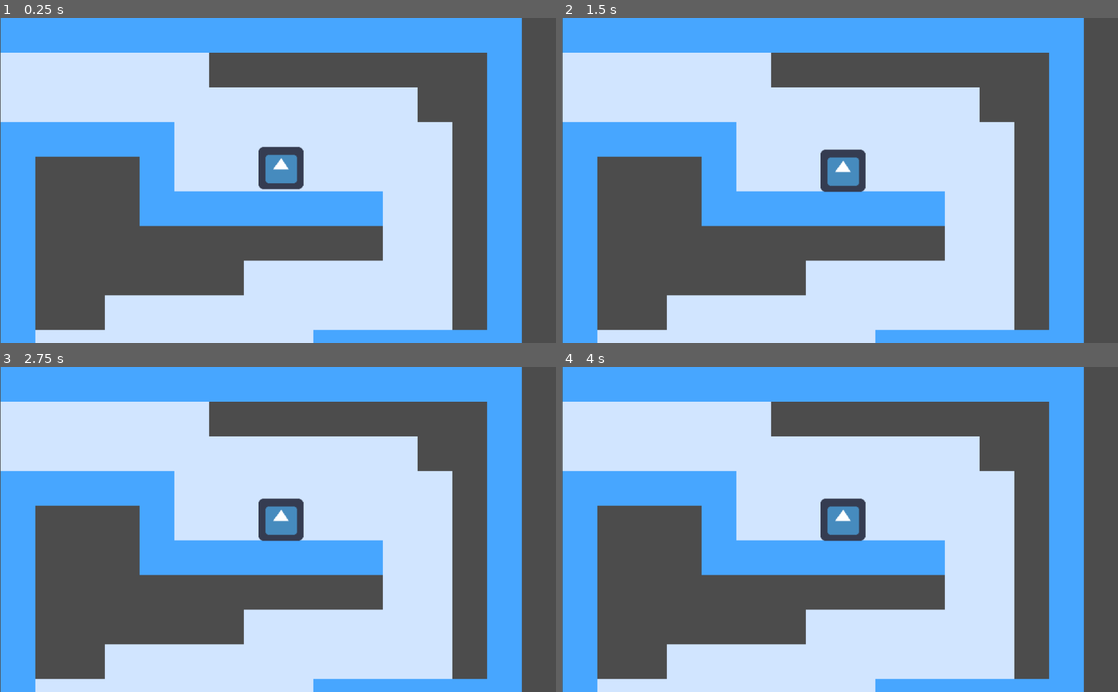
Above: before the commit, frames 1-4 (two rows, left to right).
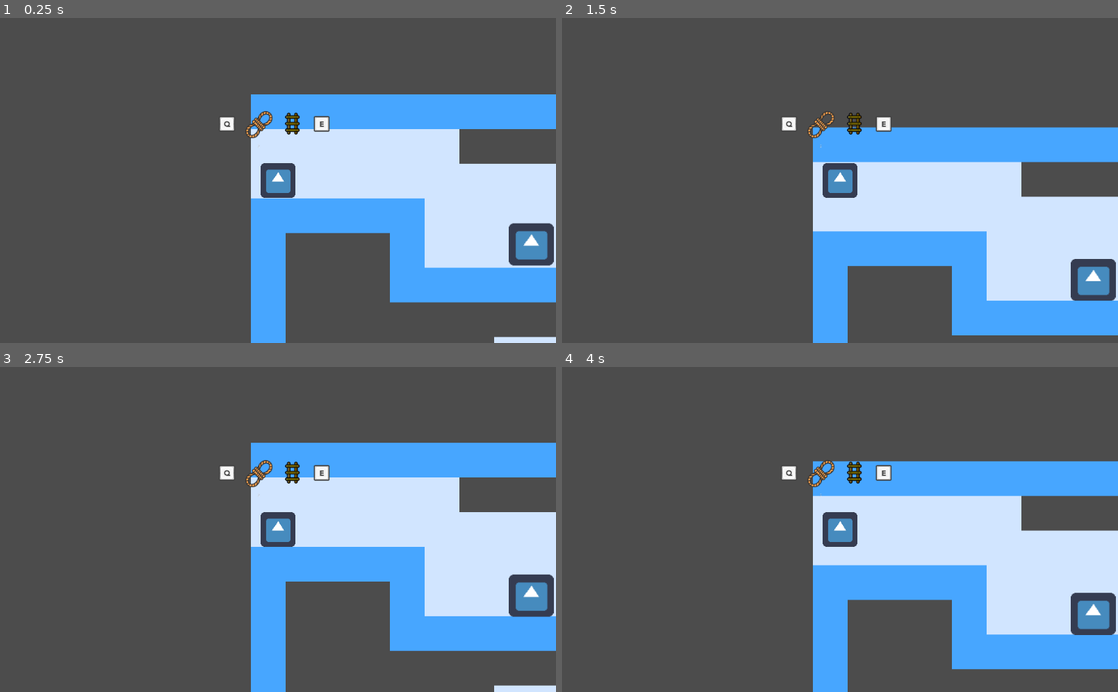
Above: after the commit, the same moments.

Repository: ludum-rlyeh/LD48-deeper-and-deeper
Game: Godot game, scene res://Scenes/InGame/Levels/Level01.tscn
Same seed, same stepped clock (60 frames per second), same inputs: the game is played once before the commit and once after it. This scene is started directly instead of the project's main scene. The engine's default icon, where the game draws it, is replaced by a stand-in: a white triangle on a blue panel in a dark square.
Inputs:
- Up to frame 1 (0.25 s): no input
- Up to frame 2 (1.5 s): tap Enter at 0.5 s; tap Space at 1.25 s
- Up to frame 3 (2.75 s): no input
- Up to frame 4 (4 s): tap Enter at 2.75 s; tap Space at 3.5 s

The runs differ from the first frame. In frame 1, 65% of the frame differs, in the area x 0-100%, y 0-100%; in frame 2, 69%; in frame 3, 65%; in frame 4, 68%.
Error before the commit: Invalid call. Nonexistent function 'set_inventory' in base 'KinematicBody2D'.

Commit message:
connect inventory with levels

Diff:
--- a/Scenes/InGame/Characters/Character.tscn
+++ b/Scenes/InGame/Characters/Character.tscn
@@ -33,10 +33,7 @@
 	platform_detector = fsm.player.find_node(\"PlatformDetector\")
 	platform_detector_corner_left = fsm.player.find_node(\"PlatformDetectorCornerLeft\")
 	platform_detector_corner_right = fsm.player.find_node(\"PlatformDetectorCornerRight\")
-
-func _input(event):
-	if event.is_action_pressed(\"ui_accept\"):
-		_use_current_item()
+	Events.connect(\"rope_thrown_signal\", self, \"_on_rope_thrown_signal\")
 
 func physics_process(delta):
 	var snap = platform_detector.cast_to
@@ -81,8 +78,6 @@
 			fsm.change_to(\"ClimbingLadder\", [area])
 
 	for area in ground_area.get_overlapping_areas():
-		if area.is_in_group(\"RopeSpots\") and Input.is_action_just_pressed(\"ui_t\"):
-			fsm.change_to(\"ThrowingRope\", [area.get_root_scene()])
 		if (area.is_in_group(\"TopRopes\") and Input.is_action_just_pressed(\"ui_down\")) :
 			fsm.change_to(\"ClimbingRope\", [area.get_root_scene()])
 
@@ -90,6 +85,9 @@
 		if area.is_in_group(\"Ropes\") and Input.is_action_pressed(\"ui_up\"):
 #			Events.emit_signal(\"rope_handled\", fsm.velocity)
 			fsm.change_to(\"ClimbingRope\", [area.get_root_scene()])
+
+func _on_rope_thrown_signal(area):
+	fsm.change_to(\"ThrowingRope\", [])
 
 func is_above(group: String):
 	return platform_detector.is_colliding() and platform_detector.get_collider().is_in_group(group) or \\
@@ -107,7 +105,7 @@
 
 func _on_Area2D_area_entered(area):
 	if area.is_in_group(\"Ropes\"):
-		Events.emit_signal(\"rope_handled\", fsm.player.velocity)
+		Events.emit_signal(\"rope_handled_signal\", fsm.player.velocity)
 		fsm.change_to(\"ClimbingRope\", [])
 "
 
@@ -163,7 +161,6 @@
 
 #expects rope node
 func enter(args : Array):
-	Events.emit_signal(\"rope_thrown\", args[0].position, args[0].right)
 	#animation
 	yield(get_tree().create_timer(0.6), \"timeout\")
 	args[0].monitorable = false
--- a/Scenes/InGame/HUD/Inventory.tscn
+++ b/Scenes/InGame/HUD/Inventory.tscn
@@ -20,6 +20,7 @@
 
 func _ready():
 	Events.connect(\"ladder_placed_signal\", self, \"_on_ladder_placed_signal\")
+	Events.connect(\"rope_thrown_signal\", self, \"_on_rope_thrown_signal\")
 	Input.connect(\"joy_connection_changed\", self, \"_on_joy_connection_changed\")
 	if Input.get_connected_joypads().size() > 0:
 		$Prev/LB.visible = true
@@ -34,6 +35,14 @@
 		_previous_item()
 	_maj_selector()
 
+	if event.is_action_pressed(\"ui_accept\"):
+		if current_item == GlobalData.OBJECT_TYPE.LADDER \\
+		and _inventory[GlobalData.OBJECT_TYPE.LADDER] > 0:
+			Events.emit_signal(\"place_ladder_signal\")
+		elif current_item == GlobalData.OBJECT_TYPE.ROPE \\
+		and _inventory[GlobalData.OBJECT_TYPE.ROPE] > 0:
+			Events.emit_signal(\"throw_rope_signal\")
+
 func set_inventory(inventory):
 	_inventory = inventory
 	$Rope/RopeNb.text = String(_inventory[GlobalData.OBJECT_TYPE.ROPE])
@@ -88,6 +97,10 @@
 func _on_ladder_placed_signal():
 	_inventory[GlobalData.OBJECT_TYPE.LADDER] -= 1
 	$Ladder/LadderNb.text = String(_inventory[GlobalData.OBJECT_TYPE.LADDER])
+
+func _on_rope_thrown_signal():
+	_inventory[GlobalData.OBJECT_TYPE.ROPE] -= 1
+	$Rope/RopeNb.text = String(_inventory[GlobalData.OBJECT_TYPE.ROPE])
 
 func _on_joy_connection_changed(device_id, connected):
 	if connected:
@@ -105,6 +118,11 @@
 [node name="Inventory" type="Control"]
 anchor_right = 1.0
 anchor_bottom = 1.0
+margin_left = -123.0
+margin_top = -134.0
+margin_right = -688.0
+margin_bottom = -567.0
+rect_scale = Vector2( 0.5, 0.5 )
 script = SubResource( 1 )
 __meta__ = {
 "_edit_use_anchors_": false
--- a/Scenes/InGame/Levels/Level01.tscn
+++ b/Scenes/InGame/Levels/Level01.tscn
@@ -13,7 +13,6 @@
 	GlobalData.OBJECT_TYPE.ROPE: 2,
 	GlobalData.OBJECT_TYPE.LADDER: 0
 }
-
 
 func _ready():
 	.init_level(player_start_pos, start_inventory, objective)
--- a/Scenes/InGame/Levels/LevelTests.tscn
+++ b/Scenes/InGame/Levels/LevelTests.tscn
@@ -13,40 +13,43 @@
 # Called when the node enters the scene tree for the first time.
 func _ready():
 	Events.connect(\"place_ladder_signal\",self, \"_on_place_ladder_signal\")
-	Events.connect(\"rope_thrown\", self, \"_on_rope_thrown\")
+	Events.connect(\"rope_thrown_signal\", self, \"_on_rope_thrown_signal\")
 
-func _on_rope_thrown(pos : Vector2, right : bool):
-	var rope = rope_res.instance()
-	rope.init(right, 200)
-	add_child(rope)
+func _on_rope_thrown_signal(pos : Vector2, right : bool):
+	if $Character.is_above(\"RopeSpots\"):
+		var rope = rope_res.instance()
+		rope.init(right, 200)
+		add_child(rope)
 
-	rope.set_position(pos+Vector2(10 if right else -10, 0))
-	rope.start_animation()
+		rope.set_position(pos+Vector2(10 if right else -10, 0))
+		rope.start_animation()
 
 
 func _on_place_ladder_signal():
-	var ladder = Ladder.instance()
-	ladder.position += $Character.position
-	ladder.visible = false
-	add_child(ladder)
+	if $Character.is_colliding_platform() and not $Character.is_above(\"Boxes\"):
+		var ladder = Ladder.instance()
+		ladder.position += $Character.position
+		ladder.visible = false
+		add_child(ladder)
 
-	# wait adding child and next process
-	yield(get_tree(),\"idle_frame\")
-	yield(get_tree(),\"idle_frame\")
+		# wait adding child and next process
+		yield(get_tree(),\"idle_frame\")
+		yield(get_tree(),\"idle_frame\")
 
-	var overlapping = false
-	for body in ladder.find_node(\"Area2D\", false).get_overlapping_bodies():
-		if body is StaticBody2D:
-			overlapping = true
-			break
+		var overlapping = false
+		for body in ladder.find_node(\"Area2D\", false).get_overlapping_bodies():
+			if body is StaticBody2D:
+				overlapping = true
+				break
 
-	if overlapping:
-		remove_child(ladder)
+		if overlapping:
+			remove_child(ladder)
+			Events.emit_signal(\"ladder_not_placed_signal\") # not connected yet
+		else:
+			ladder.visible = true
+			Events.emit_signal(\"ladder_placed_signal\")
+	else:
 		Events.emit_signal(\"ladder_not_placed_signal\") # not connected yet
-	else:
-		ladder.visible = true
-		Events.emit_signal(\"ladder_placed_signal\")
-
 "
 
 [sub_resource type="RectangleShape2D" id=2]
--- a/Scripts/AbstractLevel.gd
+++ b/Scripts/AbstractLevel.gd
@@ -4,7 +4,10 @@
 var PlayerTscn = preload("res://Scenes/InGame/Characters/Character.tscn")
 var RopeTscn = preload("res://Scenes/InGame/Elements/Rope.tscn")
 
+var InventoryTscn = preload("res://Scenes/InGame/HUD/Inventory.tscn")
+
 var player = null
+var inventory
 
 
 # The arguments should be the inputs of a levels:
@@ -13,51 +16,81 @@
 # - The inventory
 # - The position of the "artefact"
 func init_level(player_start_pos: Vector2, start_inventory, objectif_position: Vector2):
-	self.player = init_player(player_start_pos, start_inventory)
+	self.player = init_player(player_start_pos)
 	self.add_child(player)
+	self.inventory = init_inventory(start_inventory)
+	self.player.add_child(inventory)
 
 
-func init_player(player_start_pos: Vector2, player_inventory):
+func init_player(player_start_pos: Vector2):
 	var player = PlayerTscn.instance()
 	player.set_position(player_start_pos)
-	player.set_inventory(player_inventory)
 	return player
 
+func init_inventory(start_inventory):
+	var inventory = InventoryTscn.instance()
+	inventory.set_inventory(start_inventory)
+	return inventory
 
 # Called automatically before childs.
 func _ready():
 	Events.connect("place_ladder_signal", self, "_on_place_ladder_signal")
-	Events.connect("rope_thrown", self, "_on_rope_thrown")
+	Events.connect("throw_rope_signal", self, "_on_throw_rope_signal")
 
 
 func _on_place_ladder_signal():
-	var ladder = Ladder.instance()
-	ladder.position += $Character.position
-	ladder.visible = false
-	add_child(ladder)
+	if _player_is_on_platform() and not _player_is_above("Boxes"):
+		var ladder = Ladder.instance()
+		ladder.position += player.position
+		ladder.visible = false
+		add_child(ladder)
 
-	# wait adding child and next process
-	yield(get_tree(),"idle_frame")
-	yield(get_tree(),"idle_frame")
+		# wait adding child and next process
+		yield(get_tree(),"idle_frame")
+		yield(get_tree(),"idle_frame")
 
-	var overlapping = false
-	for body in ladder.find_node("Area2D", false).get_overlapping_bodies():
-		if body is StaticBody2D:
-			overlapping = true
-			break
+		var overlapping = false
+		for body in ladder.find_node("Area2D", false).get_overlapping_bodies():
+			if body is StaticBody2D:
+				overlapping = true
+				break
 
-	if overlapping:
-		remove_child(ladder)
+		if overlapping:
+			remove_child(ladder)
+			Events.emit_signal("ladder_not_placed_signal") # not connected yet
+		else:
+			ladder.visible = true
+			Events.emit_signal("ladder_placed_signal")
+	else:
 		Events.emit_signal("ladder_not_placed_signal") # not connected yet
-	else:
-		ladder.visible = true
-		Events.emit_signal("ladder_placed_signal")
 
 
-func _on_rope_thrown(pos : Vector2, right : bool):
-	var rope = RopeTscn.instance()
-	rope.init(right, 200)
-	add_child(rope)
+func _on_throw_rope_signal():
+	var area = _player_is_on_rope_spot()
+	if area != null:
+		var root = area.get_root_scene()
+		var pos = root.position
+		var right = root.right
+		Events.emit_signal("rope_thrown_signal")
+		var rope = RopeTscn.instance()
+		rope.init(right, 200)
+		add_child(rope)
 
-	rope.set_position(pos+Vector2(10 if right else -10, 0))
-	rope.start_animation()
+		rope.set_position(pos+Vector2(10 if right else -10, 0))
+		rope.start_animation()
+
+func _player_is_on_platform():
+	return player.find_node("PlatformDetector", false).is_colliding() or \
+		   player.find_node("PlatformDetectorCornerLeft", false).is_colliding()  or \
+		   player.find_node("PlatformDetectorCornerRight", false).is_colliding()
+
+func _player_is_above(group: String):
+	return (player.find_node("PlatformDetector", false).is_colliding() and player.find_node("PlatformDetector", false).get_collider().is_in_group(group)) or \
+		   (player.find_node("PlatformDetectorCornerLeft", false).is_colliding() and player.find_node("PlatformDetectorCornerLeft", false).get_collider().is_in_group(group)) or \
+		   (player.find_node("PlatformDetectorCornerRight", false).is_colliding() and player.find_node("PlatformDetectorCornerRight", false).get_collider().is_in_group(group))
+
+func _player_is_on_rope_spot():
+	for area in player.find_node("GroundArea", false).get_overlapping_areas():
+		if area.is_in_group("RopeSpots"):
+			return area
+	return null
--- a/Scripts/Events.gd
+++ b/Scripts/Events.gd
@@ -7,5 +7,6 @@
 signal place_ladder_signal
 signal ladder_placed_signal
 signal ladder_not_placed_signal
-signal rope_handled
-signal rope_thrown
+signal rope_handled_signal
+signal throw_rope_signal
+signal rope_thrown_signal
